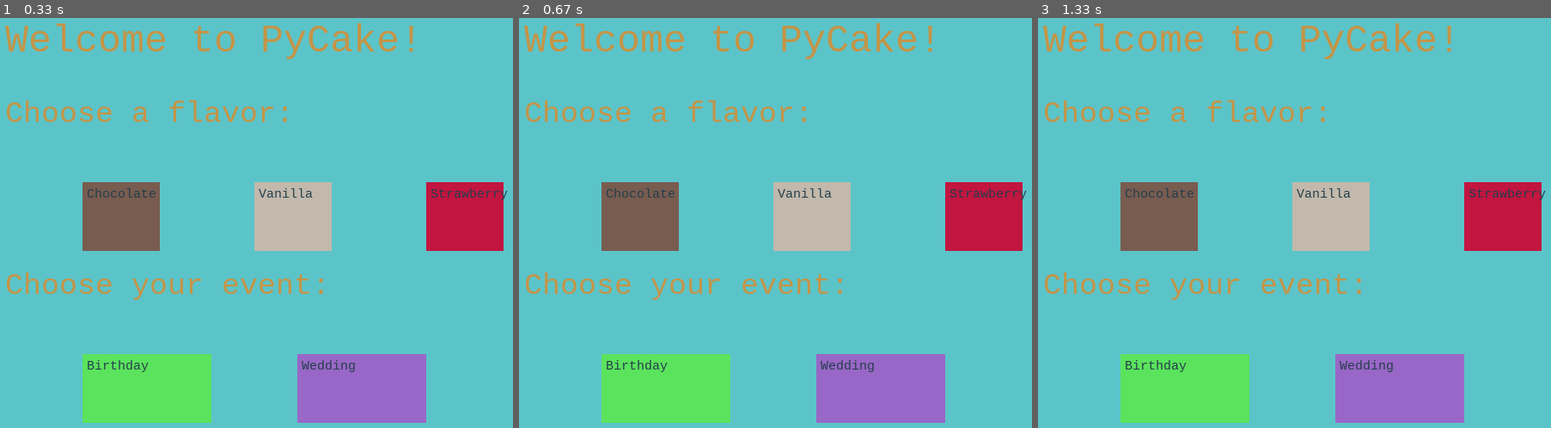
Above: before the commit, frames 1-3 (left to right).
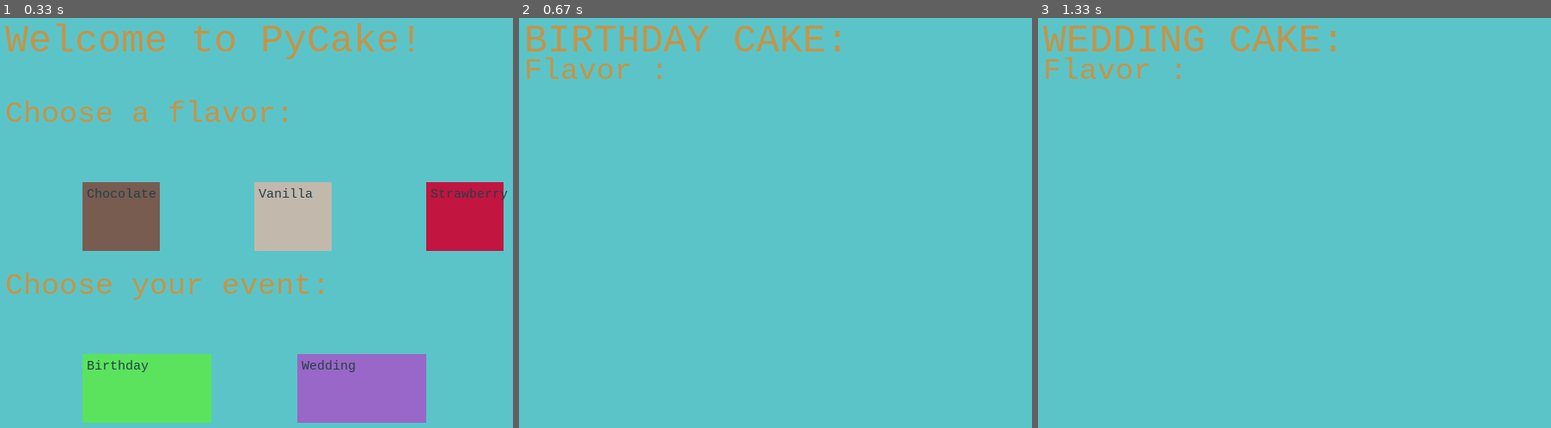
Above: after the commit, the same moments.

Repository: meet-projects/pycake-yl1-2014
Game: pygame game, started from pygame-example.py
The game is run twice, just before and just after one commit, with the same random seed, the same clock (stepped at 60 frames per second) and the same inputs. The source is Python 2; it was converted automatically to run under Python 3.
Inputs (mouse positions are in pixels of both pictures, inside the frame that each line leads up to):
- Up to frame 1 (0.33 s): no input
- Up to frame 2 (0.67 s): click (667, 387) at 0.38 s
- Up to frame 3 (1.33 s): click (1397, 382) at 0.72 s; click (1150, 190) at 1.05 s

Frame 1 is identical in both runs. In frame 2, 20% of the frame differs, in the area x 1-99%, y 1-99%; in frame 3, 20%.

Commit message:
finished first page

Diff:
--- a/pygame-example.py
+++ b/pygame-example.py
@@ -16,6 +16,23 @@
 		myfont = pygame.font.SysFont("monospace", 15)
 		label = myfont.render(self.text, 1, (36,62,74))
 		main_screen.blit(label, (self.x+5, self.y+5))
+flavor=""
+def goToBirthday():
+	main_screen.fill((91, 196, 201))
+	myfont = pygame.font.SysFont("monospace", 45)
+	label = myfont.render("BIRTHDAY CAKE:", 1, (196,148,71))
+	main_screen.blit(label, (10, 10))
+	myfont = pygame.font.SysFont("monospace", 35)
+	label = myfont.render("Flavor : "+flavor, 1, (196,148,71))
+	main_screen.blit(label, (10, 50))
+def goToWedding():
+	main_screen.fill((91, 196, 201))
+	myfont = pygame.font.SysFont("monospace", 45)
+	label = myfont.render("WEDDING CAKE:", 1, (196,148,71))
+	main_screen.blit(label, (10, 10))
+	myfont = pygame.font.SysFont("monospace", 35)
+	label = myfont.render("Flavor : "+flavor, 1, (196,148,71))
+	main_screen.blit(label, (10, 50))
 
 if __name__ == "__main__":
 	pygame.init()
@@ -49,14 +66,17 @@
 			x, y = ev.pos
             		if Chocolate.myRec.collidepoint(x, y):
             			print "hi"
+            			flavor="chocolate"
             		if Vanilla.myRec.collidepoint(x, y):
             			print "hi2"
+            			flavor="vanilla"
             		if Strawberry.myRec.collidepoint(x, y):
             			print "hi3"
+            			flavor="strawberry"
             		if Birthday.myRec.collidepoint(x, y):
-            			print "hi4"
+            			goToBirthday()
             		if Wedding.myRec.collidepoint(x, y):
-            			print "hi5"
+            			goToWedding()
 
 
 
